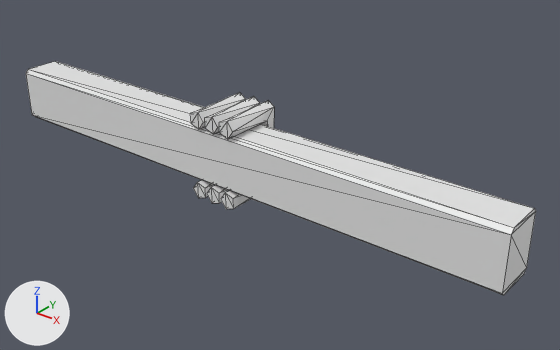
An edit to the glTF model art/roblox/kit/M069/meshes/StockadeRail.glb, drawn before and after from the same camera.
Both versions are drawn from a camera (50 mm lens) standing at (7.16, -7.88, 4.74) and looking at (0.63, 0.29, -0.33). Lighting does not change. The marker at lower left points along +X, +Y and +Z. The first picture is the older version. Mesh edges are drawn as thin lines. Vertices at exactly the same position are counted once.

In view in the first picture: 'StockadeRail'.
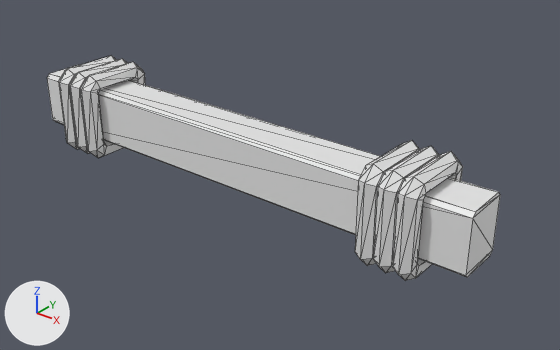
Boxes [x1, y1, x2, y2] around the edits, measured in the pictures (560 x 350 px; the box of a moved part takes in the faces that stretch with it):
'StockadeRail', reshaped (11% narrower): before [26, 61, 536, 295]; after [47, 56, 500, 281]
part 1 of me_stockaderail, moved or reshaped: before [26, 61, 536, 295]; after [47, 65, 500, 277]
part 2 of me_stockaderail, added: after [58, 56, 116, 150]
part 3 of me_stockaderail, added: after [69, 59, 127, 154]
part 4 of me_stockaderail, added: after [80, 62, 145, 158]
part 5 of me_stockaderail, added: after [393, 151, 463, 281]
part 6 of me_stockaderail, added: after [373, 146, 439, 273]
part 7 of me_stockaderail, added: after [355, 140, 420, 266]
part 8 of me_stockaderail, deleted: before [190, 92, 245, 198]
part 9 of me_stockaderail, deleted: before [219, 101, 274, 209]
part 10 of me_stockaderail, deleted: before [205, 96, 260, 203]

Diff of the bpy script that builds the scene:
```diff
--- a/art/roblox/kit/M069/meshes/StockadeRail.glb.py
+++ b/art/roblox/kit/M069/meshes/StockadeRail.glb.py
@@ me_stockaderail @@
 # used by ob_stockaderail; location = (0.0, 0.0, 0.0)
-me_stockaderail.from_pydata(...)  # 76 vertices, 136 faces; spans x -4.5..4.5, y -0.5..0.5, z -0.7..0.7
+me_stockaderail.from_pydata(...)  # 304 vertices, 604 faces; spans x -4.0..4.0, y -0.65..0.65, z -0.73..0.73
+# me_stockaderail part 1: the loose piece of 16 vertices spanning x -4.5..4.5, y -0.45..0.25, z -0.45..0.45 is scaled about its middle by (0.889, 1.08, 1), then moved by (0.0, 0.1, 0.0)
+# me_stockaderail part 2: a new loose piece, a torus around x (ring radius 0.71, tube radius 0.15) spanning x -3.38..-3.12, y -0.65..0.65, z -0.73..0.73
+# me_stockaderail part 3: a new loose piece, a torus around x (ring radius 0.71, tube radius 0.15) spanning x -3.1..-2.84, y -0.65..0.65, z -0.73..0.73
+# me_stockaderail part 4: a new loose piece, a torus around x (ring radius 0.71, tube radius 0.15) spanning x -2.82..-2.56, y -0.65..0.65, z -0.73..0.73
+# me_stockaderail part 5: a new loose piece, a torus around x (ring radius 0.71, tube radius 0.15) spanning x 3.12..3.38, y -0.65..0.65, z -0.73..0.73
+# me_stockaderail part 6: a new loose piece, a torus around x (ring radius 0.71, tube radius 0.15) spanning x 2.84..3.1, y -0.65..0.65, z -0.73..0.73
+# me_stockaderail part 7: a new loose piece, a torus around x (ring radius 0.71, tube radius 0.15) spanning x 2.56..2.82, y -0.65..0.65, z -0.73..0.73
+# me_stockaderail part 8: the loose piece of 20 vertices spanning x -0.42..-0.14, y -0.5..0.5, z -0.7..0.7 is deleted
+# me_stockaderail part 9: the loose piece of 20 vertices spanning x 0.14..0.42, y -0.5..0.5, z -0.7..0.7 is deleted
+# me_stockaderail part 10: the loose piece of 20 vertices spanning x -0.14..0.14, y -0.5..0.5, z -0.7..0.7 is deleted
```
